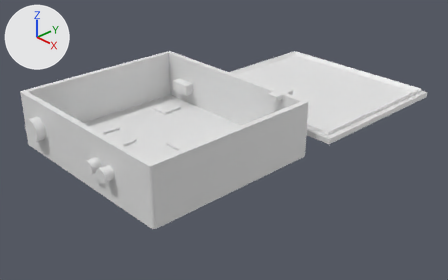
A saved change to the Blender file 3D Models/Case Loud-Detector 90x80x27mm (without holes).blend.
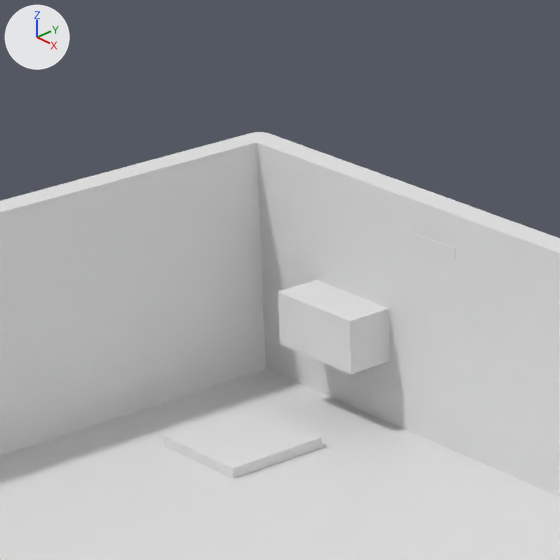
Old and new are each drawn whole from a camera (50 mm lens) standing at (0.1901, -0.1432, 0.1202) and looking at (0.0013, 0.0337, -0.0061) and again close up on the part from 27% to 50% of the width and 10% to 46% of the height. Every picture has the same lights, and +X, +Y and +Z are marked at upper left.

The first close-up shows 'Cuerpo Ppal Base', 'Cuerpo Ppal Contorno', 'Soporte TP4056', 'USB MIcro'.
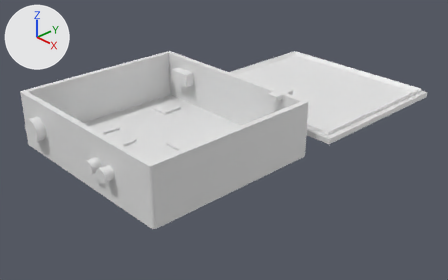
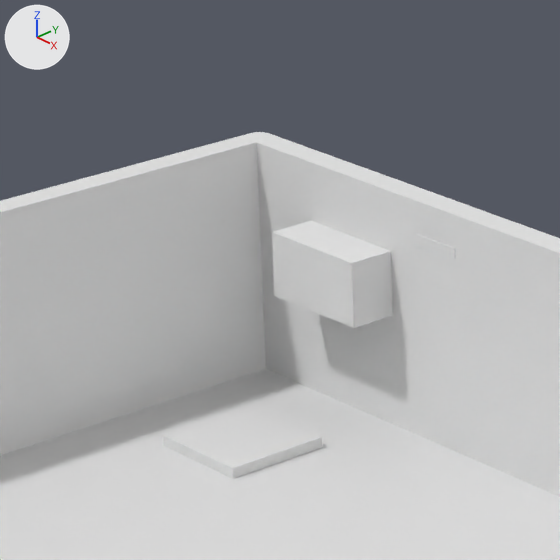
Commit message: Case 3D model minor improvements

Pixel boxes (x1, y1, x2, y2) of what changed, in the close-ups (560 x 560 px):
'USB MIcro', mesh rescaled, moved (8% wider, 14% taller)
    before: (278, 280, 390, 374)
    after: (272, 221, 393, 328)

Edits to the bpy script that builds the scene:
```text
Change me_cube:
    where me_cube.from_pydata(...)  # 8 vertices, 6 faces; spans x -0.005..0.005, y -0.005..0.005, z -0.0025..0.0025
    used by ob_usb_micro; location = (-0.0295, 0.038, 0.011)
    me_cube part 1: the whole mesh is scaled about its middle by (1.1, 1, 1.2)
Change ob_usb_micro:
    ob_usb_micro.location: (-0.0295, 0.038, 0.011) -> (-0.0295, 0.038, 0.016)
```
